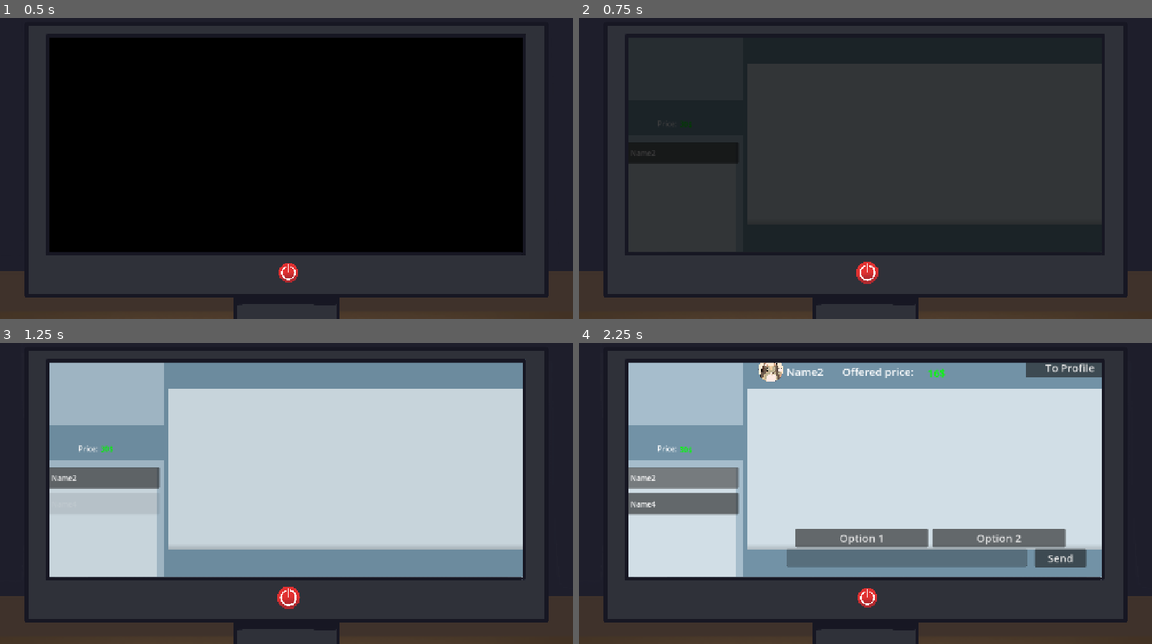
Above: before the commit, frames 1-4 (two rows, left to right).
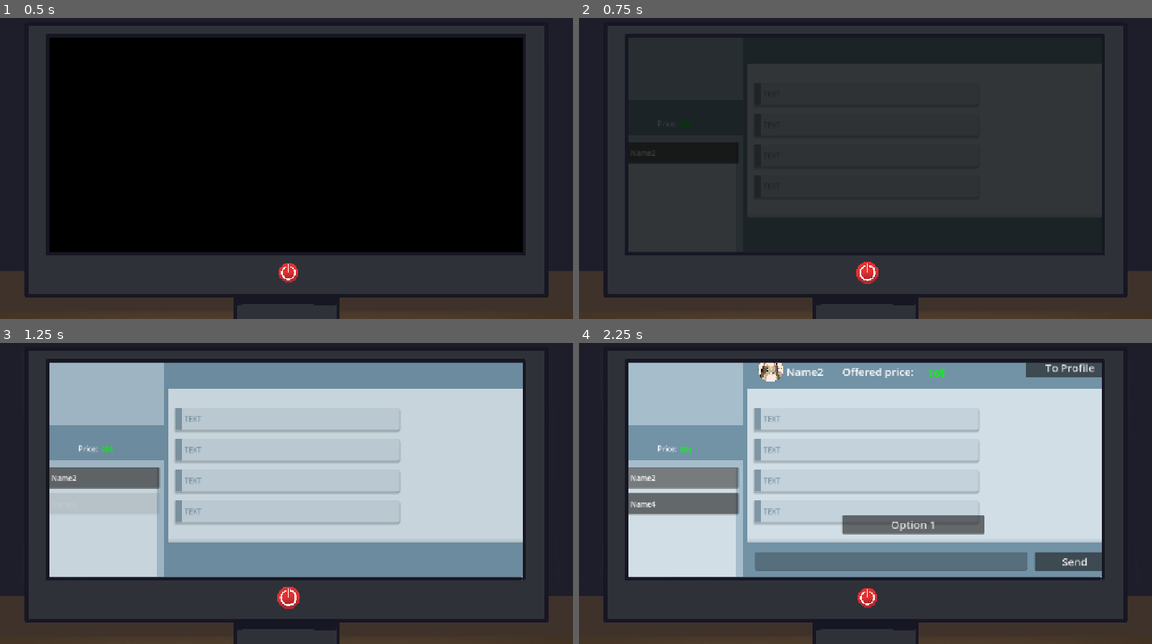
Above: after the commit, the same moments.

Repository: ArtyomDevGames/Brackeys_GJ
Game: Godot game, scene res://Game/Main/Scenes/game.tscn
The game is run twice, just before and just after one commit, with the same random seed, the same clock (stepped at 60 frames per second) and the same inputs. This scene is started directly instead of the project's main scene.
Inputs (mouse positions are in pixels of both pictures, inside the frame that each line leads up to):
- Up to frame 1 (0.5 s): no input
- Up to frame 2 (0.75 s): click (865, 273) at 0.5 s
- Up to frame 3 (1.25 s): no input
- Up to frame 4 (2.25 s): click (613, 589) at 1.25 s; click "Name2" at 2 s

Frame 1 is identical in both runs. In frame 3, 3.2% of the frame differs, in the area x 29-92%, y 21-69%; in frame 4, 7.6%, in the area x 29-92%, y 21-76%.

Commit message:
chat menu update

Diff:
--- a/game/Game/Main/Scenes/game.tscn
+++ b/game/Game/Main/Scenes/game.tscn
@@ -4,6 +4,7 @@
 [ext_resource type="ButtonGroup" uid="uid://b3vqq08xisvrh" path="res://Resources/Groups/GameGroup.tres" id="2_a4awf"]
 [ext_resource type="PackedScene" uid="uid://ceqpcqdialil7" path="res://Game/UI/Scenes/icon_frame.tscn" id="2_ocass"]
 [ext_resource type="PackedScene" uid="uid://8rndrao5eeai" path="res://Game/UI/Scenes/custom_button.tscn" id="3_6gq2s"]
+[ext_resource type="PackedScene" uid="uid://b0ik5polb78kh" path="res://Game/UI/Scenes/user_reply.tscn" id="3_a4awf"]
 
 [sub_resource type="StyleBoxFlat" id="StyleBoxFlat_whohe"]
 bg_color = Color(0.6, 0.6, 0.6, 0)
@@ -63,16 +64,33 @@
 anchor_right = 0.149
 anchor_bottom = 0.081
 offset_left = 320.0
-offset_top = 131.0
-offset_right = 979.862
-offset_bottom = 459.761
+offset_top = 147.0
+offset_right = 978.862
+offset_bottom = 447.761
 vertical_scroll_mode = 3
 scroll_hint_mode = 1
 
 [node name="Chat" type="VBoxContainer" parent="BackPanel/Background/ScrollContainer2" unique_id=920354821]
-custom_minimum_size = Vector2(833, 600)
-layout_mode = 2
-theme_override_constants/separation = 15
+custom_minimum_size = Vector2(832, 700)
+layout_mode = 2
+size_flags_horizontal = 4
+size_flags_vertical = 8
+offset_transform_enabled = true
+offset_transform_position = Vector2(16.33, -400)
+theme_override_constants/separation = 20
+alignment = 2
+
+[node name="UserReply" parent="BackPanel/Background/ScrollContainer2/Chat" unique_id=1725523483 instance=ExtResource("3_a4awf")]
+layout_mode = 2
+
+[node name="UserReply2" parent="BackPanel/Background/ScrollContainer2/Chat" unique_id=833352286 instance=ExtResource("3_a4awf")]
+layout_mode = 2
+
+[node name="UserReply3" parent="BackPanel/Background/ScrollContainer2/Chat" unique_id=1064956478 instance=ExtResource("3_a4awf")]
+layout_mode = 2
+
+[node name="UserReply4" parent="BackPanel/Background/ScrollContainer2/Chat" unique_id=1711687402 instance=ExtResource("3_a4awf")]
+layout_mode = 2
 
 [node name="Top" type="Panel" parent="BackPanel/Background" unique_id=1061052605]
 layout_mode = 0
@@ -132,7 +150,7 @@
 [node name="Bottom" type="Panel" parent="BackPanel/Background" unique_id=2048847022]
 layout_mode = 0
 offset_left = 320.0
-offset_top = 506.0
+offset_top = 493.0
 offset_right = 1162.0
 offset_bottom = 719.0
 theme_override_styles/panel = SubResource("StyleBoxFlat_yf5fn")
@@ -140,19 +158,21 @@
 [node name="TextLine" type="LineEdit" parent="BackPanel/Background/Bottom" unique_id=1305210099]
 visible = false
 layout_mode = 0
-offset_left = 87.0
+offset_left = 17.0
+offset_top = 21.0
 offset_right = 625.0
-offset_bottom = 41.0
+offset_bottom = 62.0
 editable = false
 
 [node name="ChoiceButtons" type="HBoxContainer" parent="BackPanel/Background/Bottom" unique_id=1658987700]
 visible = false
 layout_mode = 0
-offset_left = 108.0
-offset_top = -45.0
-offset_right = 711.0
-offset_bottom = -3.0
+offset_left = 212.0
+offset_top = -62.0
+offset_right = 530.0
+offset_bottom = -20.0
 theme_override_constants/separation = 10
+metadata/_edit_group_ = true
 
 [node name="CustomButton" parent="BackPanel/Background/Bottom/ChoiceButtons" unique_id=1958710994 instance=ExtResource("3_6gq2s")]
 layout_mode = 2
@@ -160,17 +180,13 @@
 button_name = "Option1Button"
 button_text = "Option 1"
 
-[node name="CustomButton2" parent="BackPanel/Background/Bottom/ChoiceButtons" unique_id=2024447890 instance=ExtResource("3_6gq2s")]
-layout_mode = 2
-size_flags_horizontal = 3
-button_name = "Option2Button"
-button_text = "Option 2"
-
 [node name="CustomButton" parent="BackPanel/Background/Bottom" unique_id=1132699801 instance=ExtResource("3_6gq2s")]
 visible = false
 layout_mode = 0
 offset_left = 642.0
-offset_right = 757.0
+offset_top = 21.0
+offset_right = 821.0
+offset_bottom = 63.0
 button_name = "SendButton"
 button_text = "Send"
 
--- a/game/Game/Main/Scripts/game.gd
+++ b/game/Game/Main/Scripts/game.gd
@@ -24,7 +24,6 @@
 # Элементы нижней панели меню чата
 @onready var choice_buttons: HBoxContainer = $BackPanel/Background/Bottom/ChoiceButtons
 @onready var option_1_button: Button = $BackPanel/Background/Bottom/ChoiceButtons/CustomButton
-@onready var option_2_button: Button = $BackPanel/Background/Bottom/ChoiceButtons/CustomButton2
 @onready var text_line: LineEdit = $BackPanel/Background/Bottom/TextLine
 @onready var send_button: Button = $BackPanel/Background/Bottom/CustomButton
 
@@ -99,7 +98,7 @@
 		"user_icon" : 0,
 		"user_description" : "damn" + str(id),
 		"user_date" : Global.current_day,
-		"phrases" : ["phrase1", "phrase2", "phrase3"],
+		"phrases" : ["phrase1", "phrase2", "phrase3", "phrase4"],
 		"current_phrase" : 0,
 		"offered_price" : user_offered_price,
 		"user_state" : 0
--- /dev/null
+++ b/game/Game/UI/Scenes/user_reply.tscn
@@ -0,0 +1,23 @@
+[gd_scene format=3 uid="uid://b0ik5polb78kh"]
+
+[sub_resource type="StyleBoxFlat" id="StyleBoxFlat_g4v7s"]
+content_margin_left = 20.0
+bg_color = Color(0.7647059, 0.8235294, 0.85882354, 1)
+border_width_left = 15
+border_color = Color(0.49624032, 0.5908352, 0.646585, 1)
+corner_radius_top_right = 5
+corner_radius_bottom_right = 5
+shadow_color = Color(0.09239999, 0.10988, 0.12, 0.25882354)
+shadow_size = 4
+shadow_offset = Vector2(0, 3)
+
+[node name="UserReply" type="Label" unique_id=1725523483]
+custom_minimum_size = Vector2(292, 49)
+custom_maximum_size = Vector2(500, -1)
+offset_right = 292.0
+offset_bottom = 49.0
+theme_override_colors/font_color = Color(0.49803922, 0.5921569, 0.64705884, 1)
+theme_override_styles/normal = SubResource("StyleBoxFlat_g4v7s")
+text = "	TEXT"
+vertical_alignment = 1
+autowrap_mode = 3
